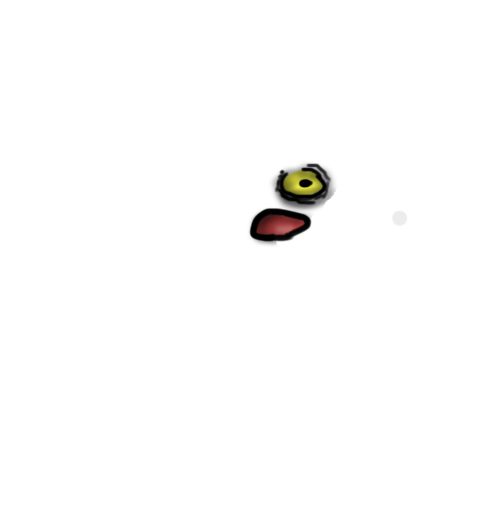
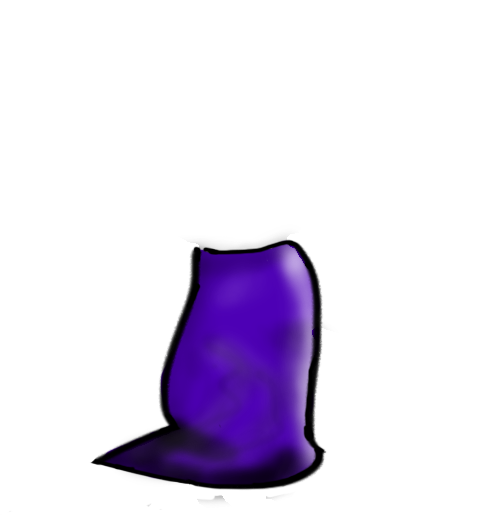
Comparing the layer stacks of the two 499 x 523 images. Changes:
showed group "Body" (1st of 2) (4 layers) over (9, 219, 334, 512)
painted on "Body Light" over (233, 219, 334, 500)
painted on "Body Shadow" over (101, 328, 334, 507)
hid group "Expressions" (20 layers) over (246, 160, 408, 248)
painted on "Mouth" (2nd of 3, in "Expressions" › "Hit" › "Mouth") over (392, 210, 408, 226)
